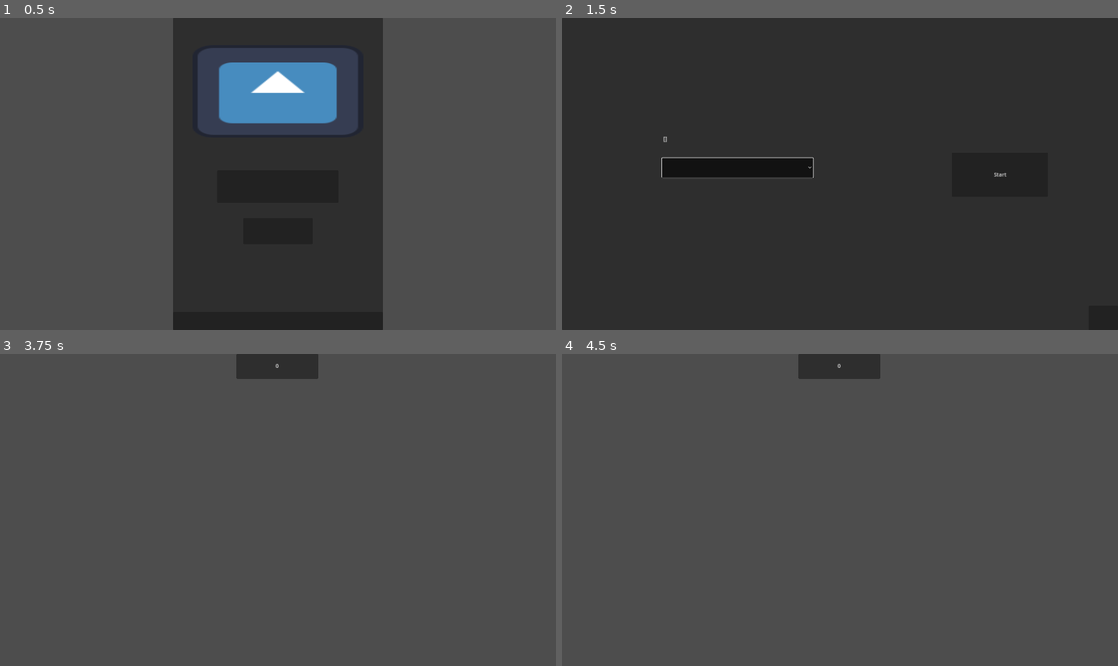
Above: before the commit, frames 1-4 (two rows, left to right).
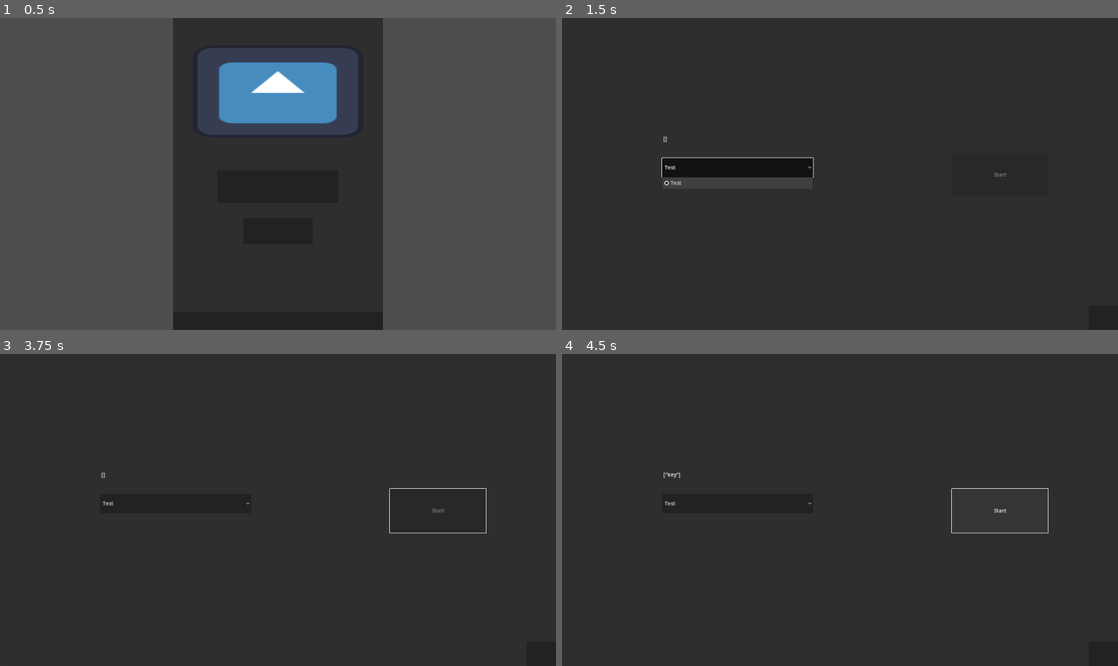
Above: after the commit, the same moments.

Repository: mischal24/SeniorProject
Game: Godot game, scene res://Scenes/main_menu.tscn
Same seed, same stepped clock (60 frames per second), same inputs: the game is played once before the commit and once after it. The engine's default icon, where the game draws it, is replaced by a stand-in: a white triangle on a blue panel in a dark square.
Inputs (mouse positions are in pixels of both pictures, inside the frame that each line leads up to):
- Up to frame 1 (0.5 s): no input
- Up to frame 2 (1.5 s): click (840, 186) at 0.5 s; click (739, 167) at 1.25 s
- Up to frame 3 (3.75 s): click (539, 653) at 2 s; click (278, 522) at 2.75 s; click (439, 510) at 3.5 s, where only the run before the commit has a clickable "Start"
- Up to frame 4 (4.5 s): tap Enter at 4.25 s; move the mouse to (962, 494) at 4.27 s; hold D (right) from 4.28 s (still down); tap Space (KeyAdd) at 4.35 s

Frame 1 is identical in both runs. In frame 2, less than 0.1% of the frame differs, in the area x 18-80%, y 47-56%; in frame 3, 99%, in the area x 0-100%, y 0-100%; in frame 4, 96%.

Commit message:
A.3

Diff:
--- /dev/null
+++ b/Maps/main_tileset.tres
@@ -0,0 +1,15 @@
+[gd_resource type="TileSet" load_steps=3 format=3 uid="uid://cpk16wbvy7vno"]
+
+[ext_resource type="Texture2D" uid="uid://bog1qcnpv7c4w" path="res://Textures/templategrid_albedo (1).png" id="1_n2ula"]
+
+[sub_resource type="TileSetAtlasSource" id="TileSetAtlasSource_jqk2o"]
+texture = ExtResource("1_n2ula")
+0:0/0 = 0
+0:0/0/physics_layer_0/linear_velocity = Vector2(0, 0)
+0:0/0/physics_layer_0/angular_velocity = 0.0
+0:0/0/physics_layer_0/polygon_0/points = PackedVector2Array(-8, -8, 8, -8, 8, 8, -8, 8)
+
+[resource]
+physics_layer_0/collision_layer = 3
+physics_layer_0/collision_mask = 3
+sources/1 = SubResource("TileSetAtlasSource_jqk2o")
--- /dev/null
+++ b/Maps/test_map.tscn
@@ -0,0 +1,10 @@
+[gd_scene load_steps=2 format=3 uid="uid://bc2ksprqcs01u"]
+
+[ext_resource type="TileSet" uid="uid://cpk16wbvy7vno" path="res://Maps/main_tileset.tres" id="1_ok45y"]
+
+[node name="TestMap" type="TileMap"]
+texture_filter = 1
+scale = Vector2(4, 4)
+tile_set = ExtResource("1_ok45y")
+format = 2
+layer_0/tile_data = PackedInt32Array(327676, 1, 0, 327677, 1, 0, 327678, 1, 0, 327679, 1, 0, 262144, 1, 0, 262145, 1, 0, 262146, 1, 0, 262147, 1, 0, 262148, 1, 0, 327675, 1, 0, -262149, 1, 0, -262148, 1, 0, -262147, 1, 0, -262146, 1, 0, -262145, 1, 0, -327680, 1, 0, -327679, 1, 0, -327678, 1, 0, -327677, 1, 0, -327676, 1, 0, -262151, 1, 0, -196615, 1, 0, -131079, 1, 0, -65543, 1, 0, -7, 1, 0, 65529, 1, 0, 131065, 1, 0, 196601, 1, 0, -262150, 1, 0, -327675, 1, 0, 262149, 1, 0, -327674, 1, 0, -262138, 1, 0, -196602, 1, 0, -131066, 1, 0, 262150, 1, 0, -65530, 1, 0, 6, 1, 0, 262151, 1, 0, 262152, 1, 0, 262153, 1, 0, 262154, 1, 0, 262155, 1, 0, 262156, 1, 0, 196620, 1, 0, 131084, 1, 0, 65548, 1, 0, 12, 1, 0, -65524, 1, 0, -131060, 1, 0, -196596, 1, 0, -262132, 1, 0, -327668, 1, 0, -327669, 1, 0, -327670, 1, 0, -327671, 1, 0, -327672, 1, 0, -327673, 1, 0, 7, 1, 0, 8, 1, 0, 9, 1, 0, -65527, 1, 0, -131063, 1, 0, 262137, 1, 0, 327673, 1, 0, 327674, 1, 0)
--- a/Scenes/level_select_menu.tscn
+++ b/Scenes/level_select_menu.tscn
@@ -11,8 +11,9 @@
 grow_vertical = 2
 script = ExtResource("1_6o0w2")
 
-[node name="MenuPanel" type="Panel" parent="."]
-layout_mode = 1
+[node name="CanvasLayer" type="CanvasLayer" parent="."]
+
+[node name="MenuPanel" type="Panel" parent="CanvasLayer"]
 anchors_preset = 15
 anchor_right = 1.0
 anchor_bottom = 1.0
@@ -20,7 +21,7 @@
 grow_vertical = 2
 metadata/_edit_use_anchors_ = true
 
-[node name="StartButton" type="Button" parent="MenuPanel"]
+[node name="StartButton" type="Button" parent="CanvasLayer/MenuPanel"]
 layout_mode = 1
 anchors_preset = -1
 anchor_left = 0.701176
@@ -32,7 +33,7 @@
 text = "Start"
 metadata/_edit_use_anchors_ = true
 
-[node name="ChooseMapButton" type="OptionButton" parent="MenuPanel"]
+[node name="ChooseMapButton" type="OptionButton" parent="CanvasLayer/MenuPanel"]
 layout_mode = 0
 anchor_left = 0.18
 anchor_top = 0.448745
@@ -40,7 +41,7 @@
 anchor_bottom = 0.51046
 metadata/_edit_use_anchors_ = true
 
-[node name="BackButton" type="Button" parent="MenuPanel"]
+[node name="BackButton" type="Button" parent="CanvasLayer/MenuPanel"]
 layout_mode = 1
 anchors_preset = -1
 anchor_left = 0.947059
@@ -49,7 +50,7 @@
 anchor_bottom = 1.0
 metadata/_edit_use_anchors_ = true
 
-[node name="PlayerLabel" type="Label" parent="MenuPanel"]
+[node name="PlayerLabel" type="Label" parent="CanvasLayer/MenuPanel"]
 layout_mode = 1
 anchors_preset = -1
 anchor_left = 0.182353
@@ -59,16 +60,15 @@
 text = "saddas"
 metadata/_edit_use_anchors_ = true
 
-[node name="GamePanel" type="Panel" parent="."]
+[node name="GamePanel" type="Panel" parent="CanvasLayer"]
 visible = false
-layout_mode = 1
 anchors_preset = -1
 anchor_left = 0.425294
 anchor_right = 0.572353
 anchor_bottom = 0.0794979
 metadata/_edit_use_anchors_ = true
 
-[node name="BombTimeLabel" type="Label" parent="GamePanel"]
+[node name="BombTimeLabel" type="Label" parent="CanvasLayer/GamePanel"]
 layout_mode = 1
 anchors_preset = 15
 anchor_right = 1.0
@@ -80,6 +80,8 @@
 vertical_alignment = 1
 metadata/_edit_use_anchors_ = true
 
-[connection signal="pressed" from="MenuPanel/StartButton" to="." method="_on_start_button_pressed"]
-[connection signal="item_selected" from="MenuPanel/ChooseMapButton" to="." method="_on_option_button_item_selected"]
-[connection signal="pressed" from="MenuPanel/BackButton" to="." method="_on_back_button_pressed"]
+[node name="Camera" type="Camera2D" parent="."]
+
+[connection signal="pressed" from="CanvasLayer/MenuPanel/StartButton" to="." method="_on_start_button_pressed"]
+[connection signal="item_selected" from="CanvasLayer/MenuPanel/ChooseMapButton" to="." method="_on_choose_map_button_item_selected"]
+[connection signal="pressed" from="CanvasLayer/MenuPanel/BackButton" to="." method="_on_back_button_pressed"]
--- a/Scenes/main_menu.tscn
+++ b/Scenes/main_menu.tscn
@@ -97,8 +97,9 @@
 offset_bottom = -11.0
 metadata/_edit_use_anchors_ = true
 
-[node name="VolumeSlider" type="HSlider" parent="OptionsPanel"]
-layout_mode = 0
+[node name="VolumeSlider-Master" type="HSlider" parent="OptionsPanel"]
+layout_mode = 1
+anchors_preset = -1
 anchor_left = 0.107059
 anchor_top = 0.34728
 anchor_right = 0.274118
@@ -109,6 +110,32 @@
 bus_name = "Master"
 metadata/_edit_use_anchors_ = true
 
+[node name="VolumeSlider-Music" type="HSlider" parent="OptionsPanel"]
+layout_mode = 1
+anchors_preset = -1
+anchor_left = 0.107059
+anchor_top = 0.322176
+anchor_right = 0.274118
+anchor_bottom = 0.338913
+max_value = 1.0
+step = 0.001
+script = ExtResource("3_e40ws")
+bus_name = "Music"
+metadata/_edit_use_anchors_ = true
+
+[node name="VolumeSlider-SFX" type="HSlider" parent="OptionsPanel"]
+layout_mode = 1
+anchors_preset = -1
+anchor_left = 0.107059
+anchor_top = 0.375523
+anchor_right = 0.274118
+anchor_bottom = 0.39226
+max_value = 1.0
+step = 0.001
+script = ExtResource("3_e40ws")
+bus_name = "SFX"
+metadata/_edit_use_anchors_ = true
+
 [connection signal="pressed" from="MenuPanel/StartButton" to="." method="_on_start_button_pressed"]
 [connection signal="pressed" from="MenuPanel/OptionsButton" to="." method="_on_options_button_pressed"]
 [connection signal="button_down" from="MenuPanel/QuitButton" to="." method="_on_quit_button_button_down"]
@@ -116,4 +143,6 @@
 [connection signal="pressed" from="OptionsPanel/BackButton" to="." method="_on_back_button_pressed"]
 [connection signal="toggled" from="OptionsPanel/FullscreenToggle" to="." method="_on_fullscreen_toggle_toggled"]
 [connection signal="item_selected" from="OptionsPanel/ResolutionButton" to="." method="_on_option_button_item_selected"]
-[connection signal="value_changed" from="OptionsPanel/VolumeSlider" to="OptionsPanel/VolumeSlider" method="_on_value_changed"]
+[connection signal="value_changed" from="OptionsPanel/VolumeSlider-Master" to="OptionsPanel/VolumeSlider-Master" method="_on_value_changed"]
+[connection signal="value_changed" from="OptionsPanel/VolumeSlider-Music" to="OptionsPanel/VolumeSlider-Music" method="_on_value_changed"]
+[connection signal="value_changed" from="OptionsPanel/VolumeSlider-SFX" to="OptionsPanel/VolumeSlider-SFX" method="_on_value_changed"]
--- a/Scripts/bomb.gd
+++ b/Scripts/bomb.gd
@@ -6,7 +6,7 @@
 	var collision_info = move_and_collide(velocity * delta)
 	if collision_info:
 		velocity = velocity.bounce(collision_info.get_normal())
-		velocity *= Vector2(1.05, 1.05)
+		velocity *= Vector2(GameData.additive_bomb_speed, GameData.additive_bomb_speed)
 
 ## Collide ##
 func _on_area_2d_body_entered(body):
--- a/Scripts/level_select_menu.gd
+++ b/Scripts/level_select_menu.gd
@@ -1,28 +1,31 @@
 extends Control
 
 ## Variables ##
-var menu_scene : String = "res://Scenes/main_menu.tscn"
-@export var maps : Array[PackedScene]
 var selected_map : PackedScene
 
 ## Setup ##
 func _ready():
-	for i in maps.size():
-		$MenuPanel/ChooseMapButton.add_item(maps[i].name, i)
+	for i in GameData.maps.size():
+		$CanvasLayer/MenuPanel/ChooseMapButton.add_item("Test", i)
 	LocalMultiplayer.players_joined.clear()
+	selected_map = GameData.maps[0]
 
 ## Interactions ##
-func _on_option_button_item_selected(index):
-	selected_map = maps[index]
+func _on_choose_map_button_item_selected(index):
+	selected_map = GameData.maps[index]
 
 func _on_start_button_pressed():
 	LocalMultiplayer.begin_game(selected_map)
-	$MenuPanel.hide()
-	$GamePanel.show()
+	$CanvasLayer/MenuPanel.hide()
+	$CanvasLayer/GamePanel.show()
 
 func _on_back_button_pressed():
-	get_tree().change_scene_to_file(menu_scene)
+	get_tree().change_scene_to_file(GameData.menu_scene)
 
 func _process(_delta):
-	$MenuPanel/PlayerLabel.text = str(LocalMultiplayer.players_joined)
-	$GamePanel/BombTimeLabel.text = str(roundf(LocalMultiplayer.get_node("BombTimer").time_left))
+	$CanvasLayer/MenuPanel/PlayerLabel.text = str(LocalMultiplayer.players_joined)
+	$CanvasLayer/GamePanel/BombTimeLabel.text = str(roundf(LocalMultiplayer.get_node("BombTimer").time_left))
+	if LocalMultiplayer.players_joined_scenes.size() >= 1:
+		$CanvasLayer/MenuPanel/StartButton.disabled = false
+	else:
+		$CanvasLayer/MenuPanel/StartButton.disabled = true
--- a/Scripts/main_menu.gd
+++ b/Scripts/main_menu.gd
@@ -1,23 +1,15 @@
 extends Control
-
-## Variables ##
-var game_scene : String = "res://Scenes/level_select_menu.tscn"
-var resolutions : Array[Vector2] = [
-	Vector2(1700, 1063),
-	Vector2(1700, 956),
-	Vector2(1920, 1200),
-	Vector2(1920, 1080)
-]
 
 ## Setup ##
 func _ready():
-	for i in resolutions.size():
-		$OptionsPanel/ResolutionButton.add_item(str(resolutions[i].x)+"x"+str(resolutions[i].y),i)
-		$OptionsPanel/ResolutionButton.selected = 1
+	for i in GameData.resolutions.size():
+		$OptionsPanel/ResolutionButton.add_item(str(GameData.resolutions[i].x)+"x"+str(GameData.resolutions[i].y),i)
+		$OptionsPanel/ResolutionButton.selected = GameData.default_resolution
+		set_res(GameData.resolutions[GameData.default_resolution])
 
 ## Interactions ##
 func _on_start_button_pressed():
-	get_tree().change_scene_to_file(game_scene)
+	get_tree().change_scene_to_file(GameData.game_scene)
 
 func _on_options_button_pressed():
 	$MenuPanel.hide()
@@ -49,7 +41,7 @@
 	DisplayServer.window_set_size(res)
 
 func _on_option_button_item_selected(index):
-	set_res(resolutions[index])
+	set_res(GameData.resolutions[index])
 
 #fullscreen
 func fullscreen(t):
--- a/Scripts/player.gd
+++ b/Scripts/player.gd
@@ -51,6 +51,6 @@
 func throw_bomb(throw_rotation):
 	if LocalMultiplayer.player_with_bomb == self and throw_rotation != Vector2.ZERO:
 		var throw_position = global_position + (throw_rotation * 85)
-		LocalMultiplayer.spawn_bomb(throw_position, (throw_rotation * (LocalMultiplayer.initial_speed * 2)), false)
+		LocalMultiplayer.spawn_bomb(throw_position, (throw_rotation * (GameData.initial_bomb_speed * 2)), false)
 	else:
 		pass
--- /dev/null
+++ b/System/game_data.gd
@@ -0,0 +1,16 @@
+extends Node
+
+@export_group("Bomb")
+## How fast the bomb moves when spawned
+@export var initial_bomb_speed : float = 300
+## Speed the bomb gains when hitting a wall
+@export var additive_bomb_speed : float = 1.05
+
+@export_category("Other")
+@export var maps : Array[PackedScene]
+
+@export var resolutions : Array[Vector2]
+var default_resolution : int = 0
+
+var menu_scene : String = "res://Scenes/main_menu.tscn"
+var game_scene : String = "res://Scenes/level_select_menu.tscn"
--- /dev/null
+++ b/System/game_data.tscn
@@ -0,0 +1,9 @@
+[gd_scene load_steps=3 format=3 uid="uid://cqefxayl102d"]
+
+[ext_resource type="Script" path="res://System/game_data.gd" id="1_xpfco"]
+[ext_resource type="PackedScene" uid="uid://bc2ksprqcs01u" path="res://Maps/test_map.tscn" id="2_rexfv"]
+
+[node name="GameData" type="Node2D"]
+script = ExtResource("1_xpfco")
+maps = Array[PackedScene]([ExtResource("2_rexfv")])
+resolutions = Array[Vector2]([Vector2(1700, 956), Vector2(1920, 1080)])
--- a/System/local_multiplayer.gd
+++ b/System/local_multiplayer.gd
@@ -8,7 +8,7 @@
 ##################
 
 ## Variables ##
-@export var player_tscn : PackedScene
+var player_tscn : String = "res://Nodes/player.tscn"
 
 var players_joined : Array
 var players_joined_scenes : Array
@@ -17,23 +17,25 @@
 
 ## Game ##
 func _input(event):
-	if get_tree().current_scene.name == "MainMenu": return
 	if Input.is_action_just_released("KeyAdd"):
 		if players_joined.has("key"):
 			return
 		else:
-			var new_player = player_tscn.instantiate()
+			var new_player = load(player_tscn).instantiate()
 			players_joined.append("key")
 			_add_player(new_player, 0, -1)
 	if Input.is_action_just_released("JoyAdd"):
 		if players_joined.has("joy" + str(event.device)):
 			return
 		else:
-			var new_player = player_tscn.instantiate()
+			var new_player = load(player_tscn).instantiate()
 			players_joined.append("joy" + str(event.device))
 			_add_player(new_player, 1, event.device)
 
-	if Input.is_action_just_pressed("test2"):
+func _process(_delta):
+	if game_started and players_joined_scenes.size() <= 0:
+		$BombTimer.stop()
+		await get_tree().create_timer(1).timeout
 		clean_game()
 
 func _add_player(player, method, id):
@@ -44,36 +46,34 @@
 
 func begin_game(map):
 	for all in players_joined_scenes:
-		all.position = Vector2(round(DisplayServer.screen_get_size().x)/2, round(DisplayServer.screen_get_size().y)/2)
+		all.position = Vector2.ZERO
 		get_tree().current_scene.add_child(all)
-	#map.instantiate()
-	get_tree().current_scene.add_child(map)
+	var new_map = map.instantiate()
+	get_tree().current_scene.add_child(new_map)
 	game_started = true
-	spawn_bomb(Vector2.ZERO, Vector2(initial_speed, -initial_speed), true)
 	await get_tree().create_timer(1).timeout
+	spawn_bomb(Vector2.ZERO, Vector2(GameData.initial_bomb_speed, -GameData.initial_bomb_speed), true)
 	$BombTimer.start()
 
 func clean_game():
-	$BombTimer.stop()
 	players_joined.clear()
 	players_joined_scenes.clear()
 	get_tree().reload_current_scene()
 	game_started = false
 
 ##Bomb##
-@export var bomb_tscn : PackedScene
-
-var initial_speed : float = 300
+var bomb_tscn : String = "res://Nodes/bomb.tscn"
 var player_with_bomb : Node
 
 func _on_bomb_timer_timeout():
 	if player_with_bomb != null:
-		#player_with_bomb.queue_free()
-		print(player_with_bomb)
+		players_joined_scenes.erase(player_with_bomb)
+		player_with_bomb.queue_free()
+		pass
 	else:
 		pass
 	await get_tree().create_timer(1).timeout
-	spawn_bomb(Vector2.ZERO, Vector2(initial_speed, -initial_speed), true)
+	spawn_bomb(Vector2.ZERO, Vector2(GameData.initial_bomb_speed, -GameData.initial_bomb_speed), true)
 	$BombTimer.start()
 
 func spawn_bomb(spawn_location, velocity, is_spawning):
@@ -82,7 +82,7 @@
 		if player_with_bomb != null: return
 	else:
 		pass
-	var new_bomb = bomb_tscn.instantiate()
+	var new_bomb = load(bomb_tscn).instantiate()
 	new_bomb.position = spawn_location
 	new_bomb.velocity = velocity
 	get_tree().current_scene.add_child(new_bomb)
--- a/System/local_multiplayer.tscn
+++ b/System/local_multiplayer.tscn
@@ -1,16 +1,12 @@
-[gd_scene load_steps=4 format=3 uid="uid://tbyjbn6xhb6c"]
+[gd_scene load_steps=2 format=3 uid="uid://tbyjbn6xhb6c"]
 
 [ext_resource type="Script" path="res://System/local_multiplayer.gd" id="1_orev0"]
-[ext_resource type="PackedScene" uid="uid://7jdh8mynf31u" path="res://Nodes/player.tscn" id="2_jl8f4"]
-[ext_resource type="PackedScene" uid="uid://bckn8i11kwnxe" path="res://Nodes/bomb.tscn" id="3_oidwx"]
 
 [node name="LocalMultiplayer" type="Node2D"]
 script = ExtResource("1_orev0")
-player_tscn = ExtResource("2_jl8f4")
-bomb_tscn = ExtResource("3_oidwx")
 
 [node name="BombTimer" type="Timer" parent="."]
-wait_time = 10.0
+wait_time = 10.5
 one_shot = true
 
 [connection signal="timeout" from="BombTimer" to="." method="_on_bomb_timer_timeout"]
--- a/project.godot
+++ b/project.godot
@@ -22,6 +22,7 @@
 [autoload]
 
 LocalMultiplayer="*res://System/local_multiplayer.tscn"
+GameData="*res://System/game_data.tscn"
 
 [display]
 
Binary file added: Textures/templategrid_albedo (1).png
Not shown, added: Textures/templategrid_albedo (1).png.import
